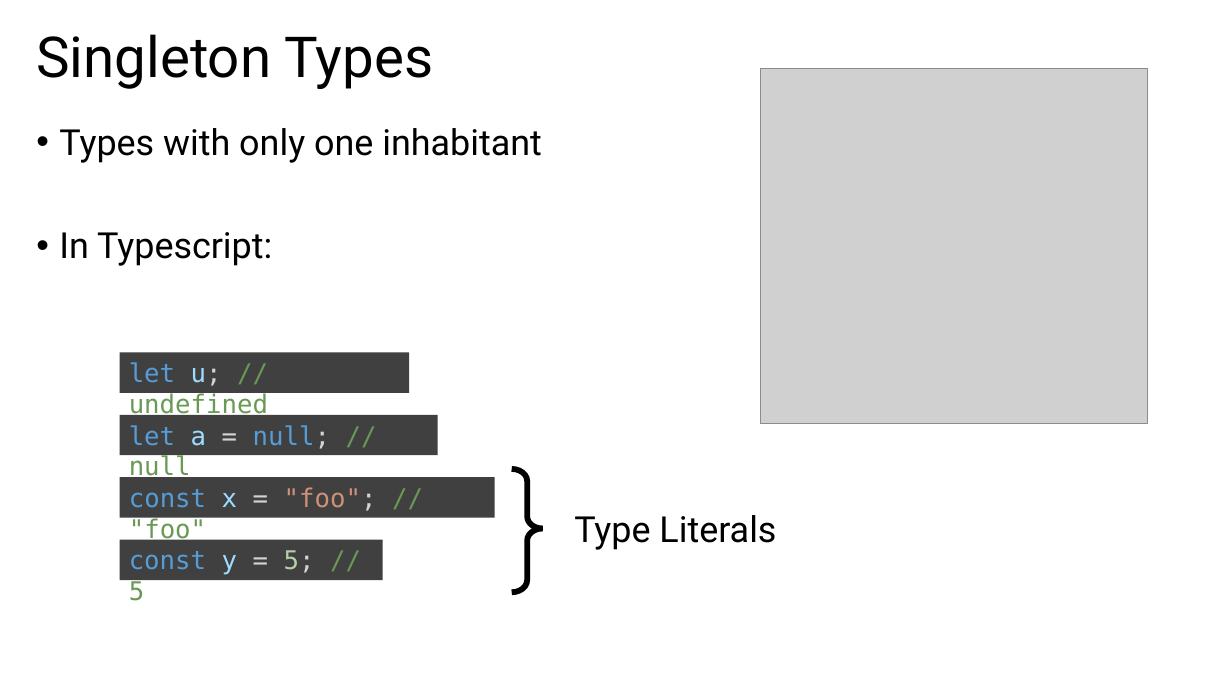
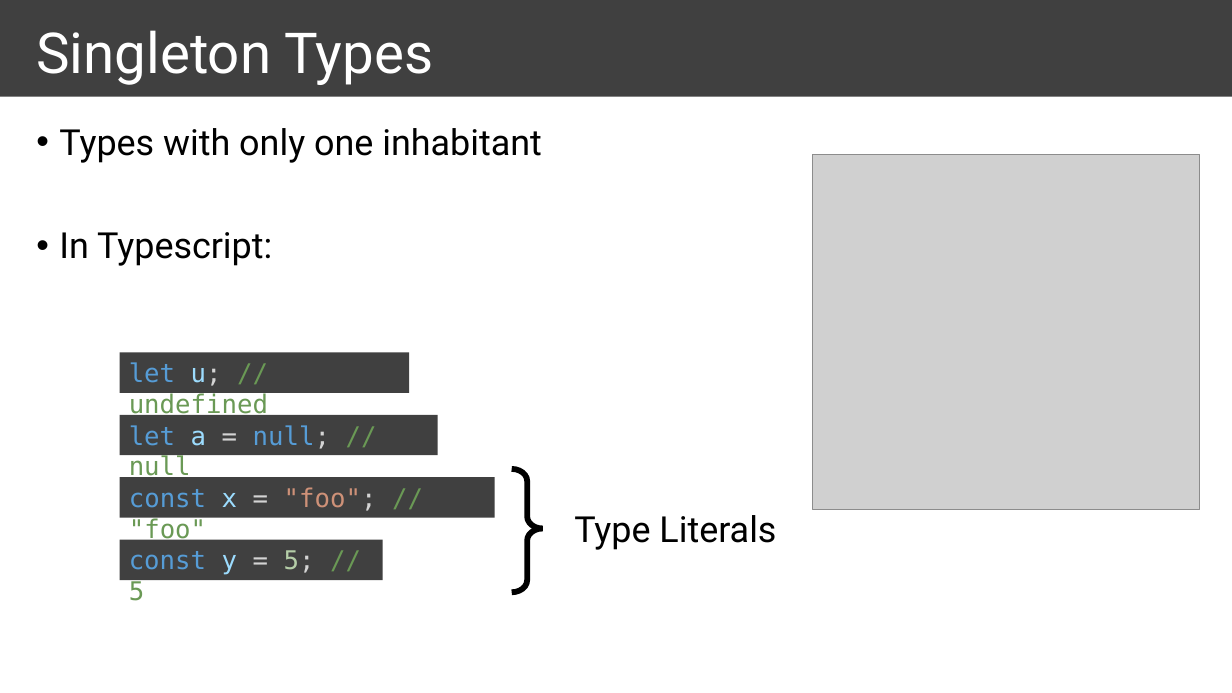
Before and after one commit to ymekesser/a-type-of-magic-presentation, a slide deck: slide 11 of a-type-of-magic.pptx. Drawn at 1232x693 pixels with LibreOffice and Linux fonts; fonts in the diff are those of the drawing; grey boxes stand for pictures. Boxes give left, top, right and bottom in pixels: in the first picture for what was removed or moved away, otherwise in the second. Text is boxed around its words. In the diff, an @@ line names an element or a change of style, - is before the commit and + after.

Commit message:
Adjusted the layout a bit to give it more structure

```diff
--- a/a-type-of-magic.pptx
+++ b/a-type-of-magic.pptx
@@ rectangle added at (0,0,1232,97), fill #404040 @@
@@ title "Singleton Types" at (36,30,433,85): text colour #000000 to #FFFFFF @@
@@ picture: place and size @@
-picture at (761,68,1148,423)
+picture at (812,154,1200,509)
```
Also in this commit, not shown: 18 other slides changed.
